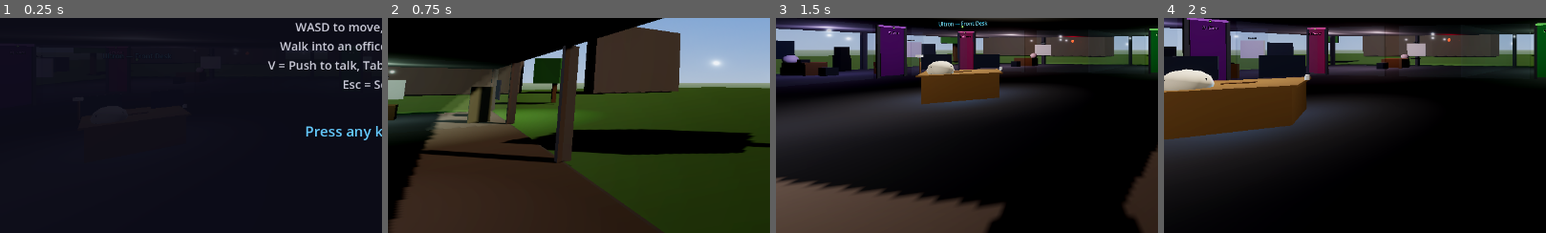
Above: before the commit, frames 1-4 (left to right).
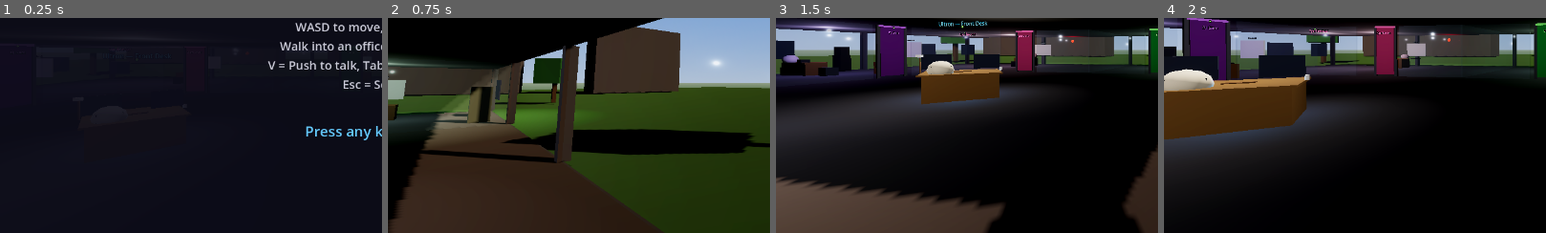
Above: after the commit, the same moments.

Repository: ultron02012026-agent/agent-office
Game: Godot game, scene res://scenes/main.tscn
Same seed, same stepped clock (60 frames per second), same inputs: the game is played once before the commit and once after it.
Inputs (mouse positions are % of the whole screen's width and height, from its top left):
- Up to frame 1 (0.25 s): no input
- Up to frame 2 (0.75 s): tap Enter at 0.5 s; move the mouse to (72, 45) at 0.52 s; hold D (move_right) from 0.53 s (still down); click (72, 45) at 0.67 s
- Up to frame 3 (1.5 s): move the mouse to (45, 50) at 1.27 s; release D (move_right) at 1.28 s; hold W (move_forward) from 1.28 s (still down)
- Up to frame 4 (2 s): keep holding W (move_forward)
The pictures show only the part of the screen within x 0-50%, y 42-92%; the shares and areas given below are measured in that part.

The runs differ from the first frame. In frame 3, 1.7% of the frame differs, in the area x 47-76%, y 5-25%; in frame 4, 2.6%, in the area x 37-75%, y 3-27%.

Commit message:
Move Spinfluencer door to x=0 (right side of expanded room), fix wall segments to match

Diff:
--- a/scenes/main.tscn
+++ b/scenes/main.tscn
@@ -660,13 +660,13 @@
 ; Doorways at x=-10 (±1), x=0 (±1), x=10 (±1)
 ; =============================================================================
 [node name="Wall_TopSouth_1" type="CSGBox3D" parent="."]
-transform = Transform3D(1, 0, 0, 0, 1, 0, 0, 0, 1, -12, 1.5, -5)
-use_collision = true
-size = Vector3(6, 3, 0.1)
+transform = Transform3D(1, 0, 0, 0, 1, 0, 0, 0, 1, -8.5, 1.5, -5)
+use_collision = true
+size = Vector3(13, 3, 0.1)
 material = SubResource("glass_mat")
 
 [node name="Wall_TopSouth_2" type="CSGBox3D" parent="."]
-transform = Transform3D(1, 0, 0, 0, 1, 0, 0, 0, 1, -2, 1.5, -5)
+transform = Transform3D(1, 0, 0, 0, 1, 0, 0, 0, 1, 3, 1.5, -5)
 use_collision = true
 size = Vector3(4, 3, 0.1)
 material = SubResource("glass_mat")
@@ -1142,24 +1142,24 @@
 ; =============================================================================
 ; --- Spinfluencer door (z=-5, x=-5) — faces south ---
 [node name="Door2_FrameL" type="CSGBox3D" parent="."]
-transform = Transform3D(1, 0, 0, 0, 1, 0, 0, 0, 1, -4.3, 1.5, -5.05)
+transform = Transform3D(1, 0, 0, 0, 1, 0, 0, 0, 1, 0.7, 1.5, -5.05)
 use_collision = true
 size = Vector3(0.15, 3, 0.1)
 material = SubResource("door_frame_mat")
 
 [node name="Door2_FrameR" type="CSGBox3D" parent="."]
-transform = Transform3D(1, 0, 0, 0, 1, 0, 0, 0, 1, -5.7, 1.5, -5.05)
+transform = Transform3D(1, 0, 0, 0, 1, 0, 0, 0, 1, -0.7, 1.5, -5.05)
 use_collision = true
 size = Vector3(0.15, 3, 0.1)
 material = SubResource("door_frame_mat")
 
 [node name="Door2_Strip" type="CSGBox3D" parent="."]
-transform = Transform3D(1, 0, 0, 0, 1, 0, 0, 0, 1, -5, 2.95, -5.05)
+transform = Transform3D(1, 0, 0, 0, 1, 0, 0, 0, 1, 0, 2.95, -5.05)
 size = Vector3(1.4, 0.1, 0.12)
 material = SubResource("door_strip_spin")
 
 [node name="Door2_Panel" type="CSGBox3D" parent="."]
-transform = Transform3D(1, 0, 0, 0, 1, 0, 0, 0, 1, -5, 1.5, -5.05)
+transform = Transform3D(1, 0, 0, 0, 1, 0, 0, 0, 1, 0, 1.5, -5.05)
 size = Vector3(1.2, 2.8, 0.08)
 script = ExtResource("14")
 room_name = "Spinfluencer"
@@ -1321,7 +1321,7 @@
 ; DOOR FRAME LABELS (outside doors, facing open area)
 ; =============================================================================
 [node name="Room2_DoorLabel" type="Label3D" parent="."]
-transform = Transform3D(1, 0, 0, 0, 1, 0, 0, 0, 1, -5, 2.6, -4.9)
+transform = Transform3D(1, 0, 0, 0, 1, 0, 0, 0, 1, 0, 2.6, -4.9)
 text = "Spinfluencer"
 font_size = 32
 modulate = Color(1, 0.4, 0.7, 1)
@@ -1502,7 +1502,7 @@
 ; PROXIMITY ZONES (near doorways)
 ; =============================================================================
 [node name="Room2_Proximity" type="Area3D" parent="."]
-transform = Transform3D(1, 0, 0, 0, 1, 0, 0, 0, 1, -5, 1.5, -5)
+transform = Transform3D(1, 0, 0, 0, 1, 0, 0, 0, 1, 0, 1.5, -5)
 script = ExtResource("11")
 room_name = "Spinfluencer"
 
